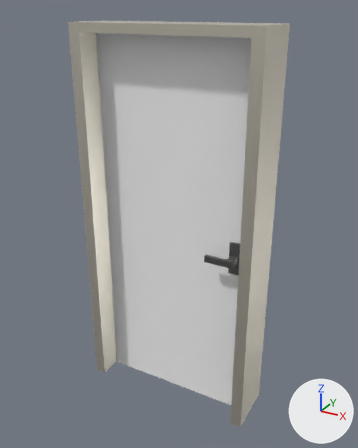
Before and after pictures for a commit that changed the FBX model Assets/Assets/Walls/FBX/Door_02.fbx.
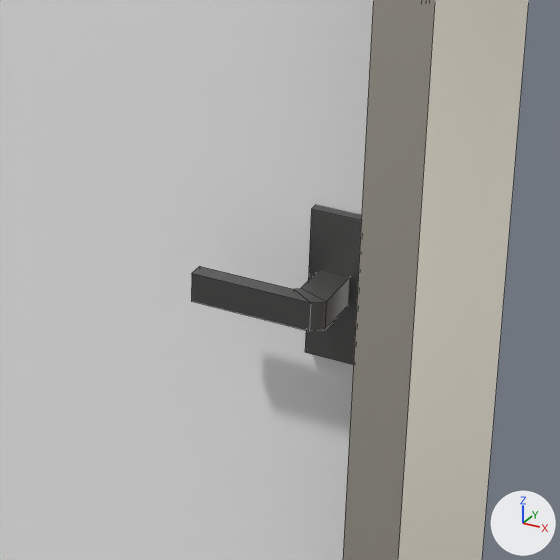
Each version is shown whole from a camera (50 mm lens) standing at (2.24, -2.205, 2.22) and looking at (1.014, 0.024, 1.106), then close up on the part from 46% to 79% of the width and 44% to 71% of the height. Lighting does not change. The marker at lower right points along +X, +Y and +Z. The close-ups show mesh edges as thin lines. Where no turn or scale is listed for an object, it has been applied to the vertices.

In view in the first close-up: 'Door_02', 'Door_02_Frame'.
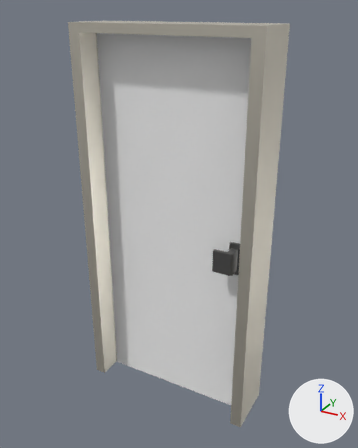
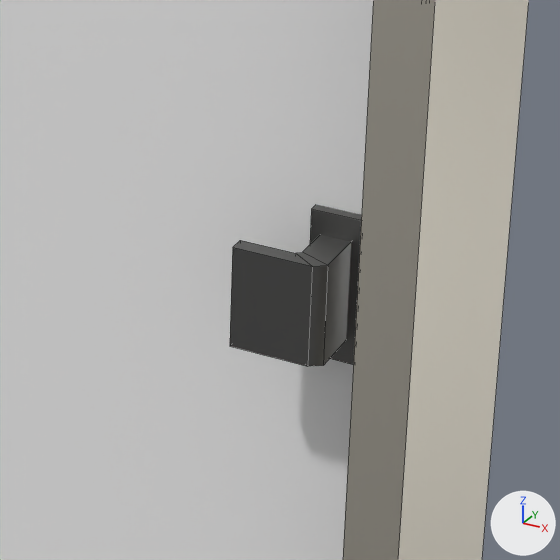
What differs and where, as boxes [x1, y1, x2, y2] in the close-ups (560 x 560 px; the box of a moved part takes in the faces that stretch with it):
part 1 of me_cube_007, moved or reshaped
    before: [191, 266, 349, 331]
    after: [230, 235, 351, 366]

The change in detail:
me_cube_007 has 48 vertices, 42 faces and spans x 0.0..0.9, y -0.11..0.1, z 0.0..2.1.
me_cube_007 is used by ob_door_02; location (0.55, 0.0, 0.0).
me_cube_007 part 1: the loose piece of 24 vertices spanning x 0.69..0.84, y -0.11..0.1, z 0.98..1.02 is scaled about its middle by (0.653, 1, 3.52), then moved by (0.02, 0.0, 0.0).
